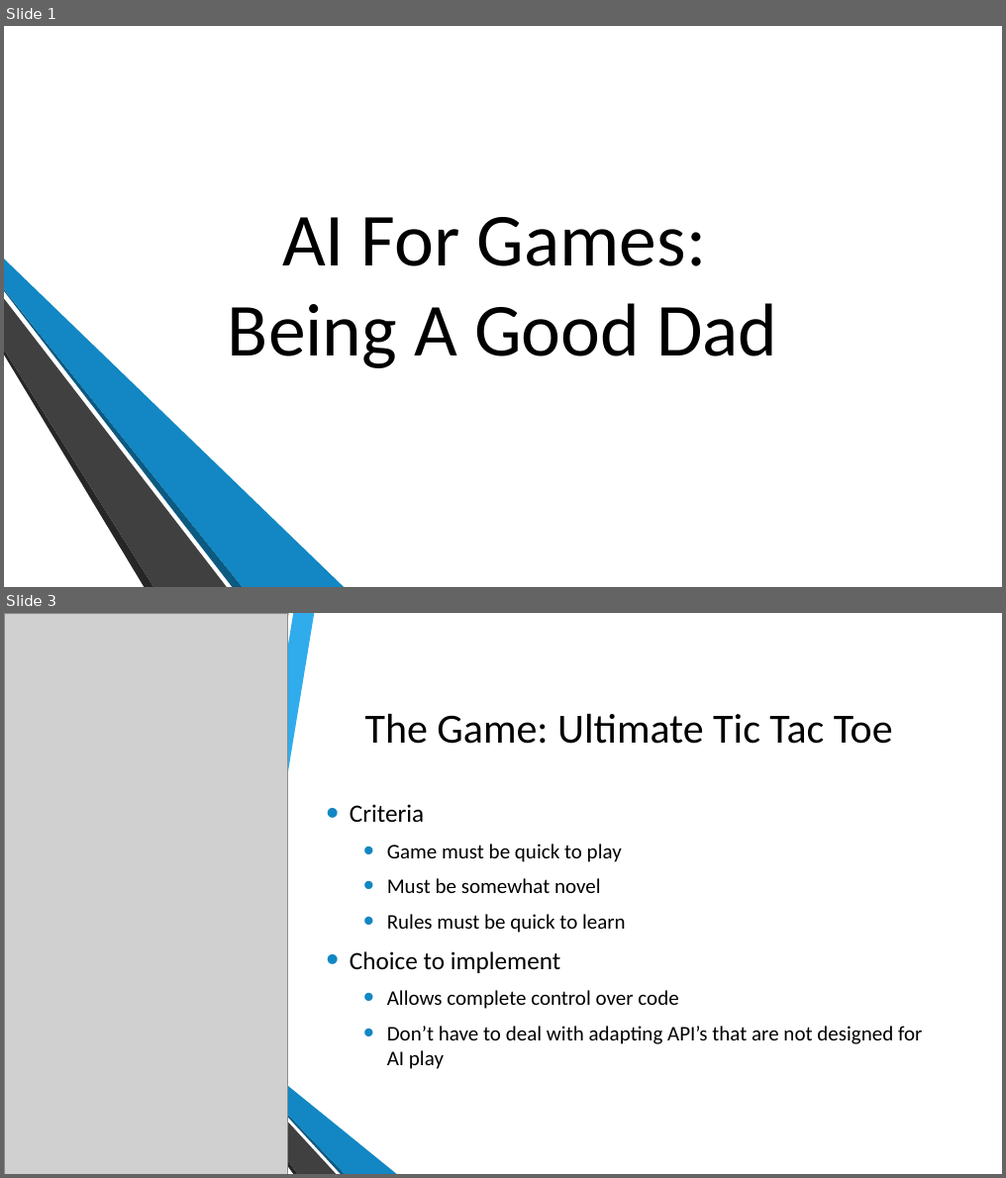
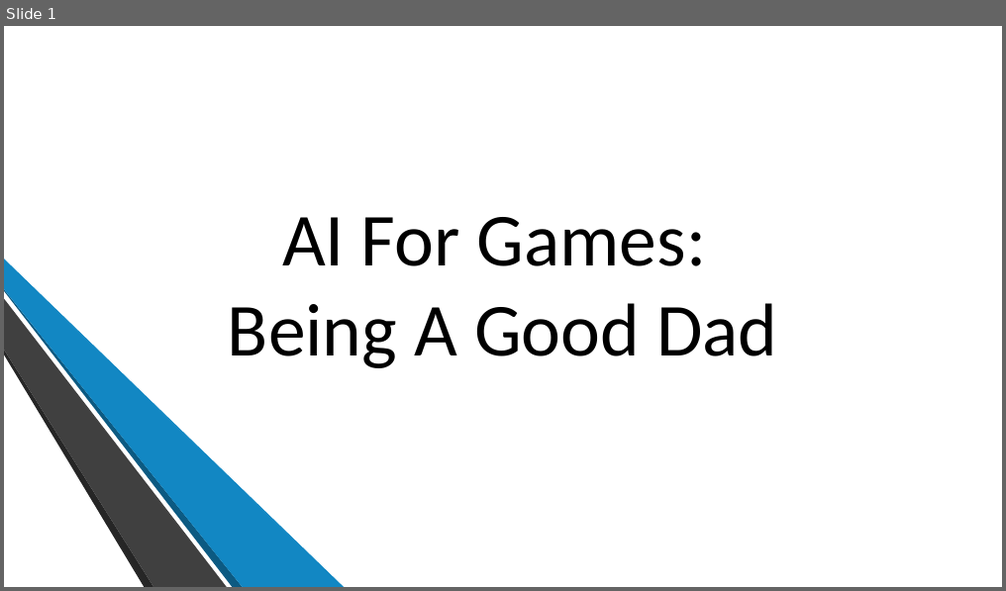
Before and after one commit to mDinardo08/diss, a slide deck: PosterDayPresentation.pptx. Shown one above the other, each under a label of ours: slides 1 and 3 before the commit, slide 1 after it; the slides between them are not shown. The pictures are 1006x1178 and 1006x591 pixels, drawn with LibreOffice and Linux fonts; fonts in the diff are those of the drawing; grey boxes stand for pictures; background and template pictures are left out. Boxes give left, top, right and bottom in pixels: in the first picture for what was removed or moved away, otherwise in the second. Text is boxed around its words. In the diff, an @@ line names an element or a change of style, - is before the commit and + after.

```diff
--- a/PosterDayPresentation.pptx
+++ b/PosterDayPresentation.pptx
@@ slide 3 removed at (4, 613, 1002, 1174), background picture (left out) @@
@@ rectangle removed at (4, 613, 1002, 1174) @@
@@ picture removed at (4, 613, 287, 1174) @@
@@ freeform shape removed at (191, 613, 405, 1047) @@
@@ title removed at (365, 714, 893, 744) @@
-The Game: Ultimate Tic Tac Toe
@@ text removed at (350, 804, 922, 1069) @@
-• Criteria
-  • Game must be quick to play
-  • Must be somewhat novel
-  • Rules must be quick to learn
-• Choice to implement
-  • Allows complete control over code
-  • Don’t have to deal with adapting API’s that are not designed for AI play
@@ group removed at (16, 613, 216, 1174): 6 freeform shapes @@
@@ freeform shape removed at (193, 1044, 399, 1174) @@
@@ group removed at (197, 613, 397, 1174): 6 freeform shapes @@
```
Also in this commit, not shown: 2 slides changed, 6 slides added, 3 other slides removed, 4 other files.
